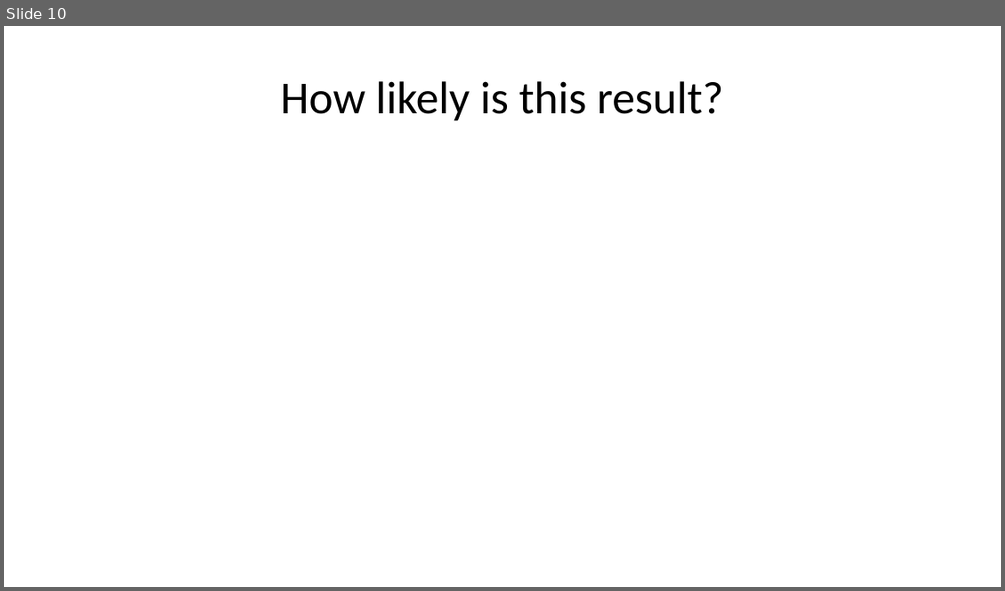
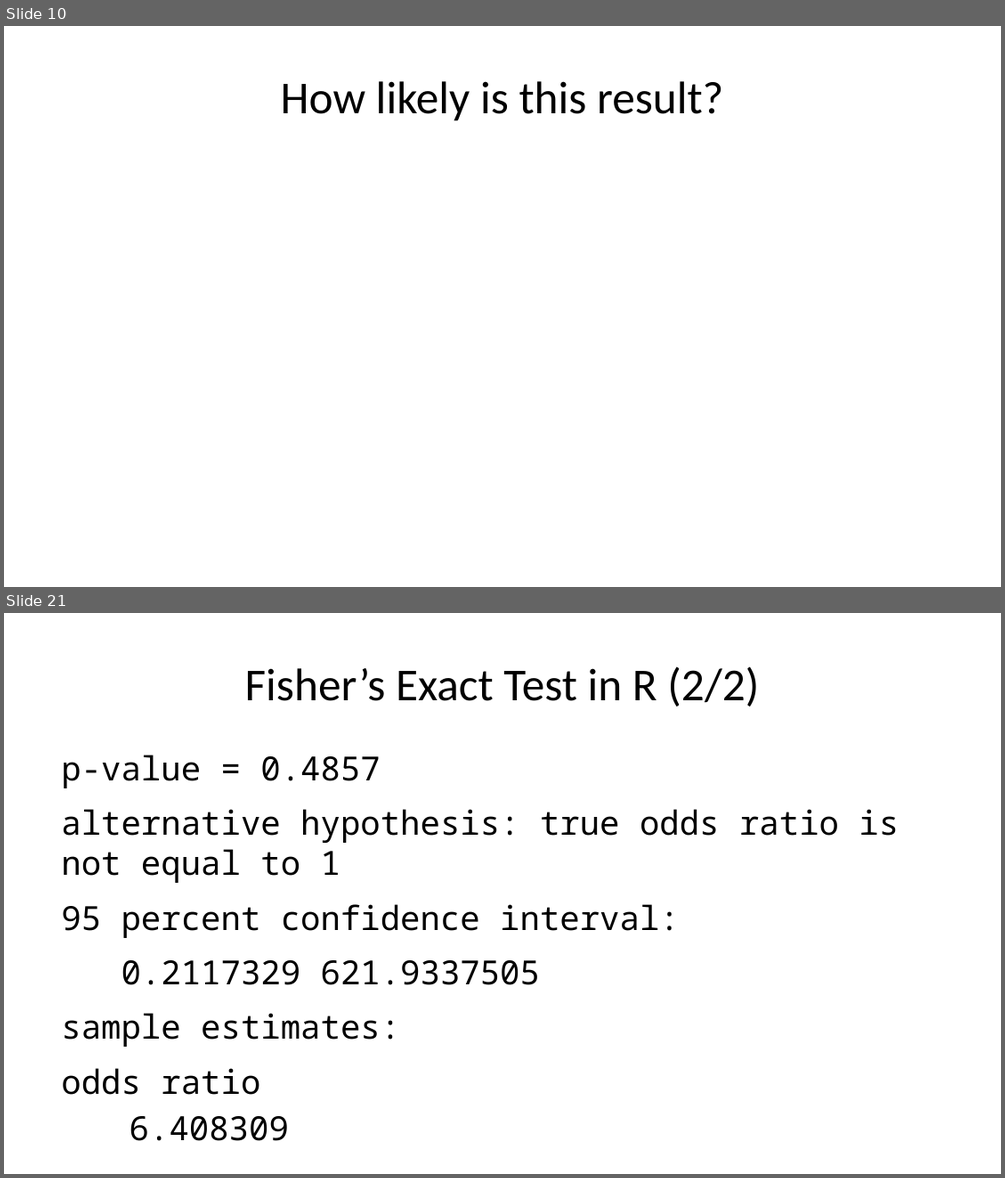
Before and after one commit to pmean/talks, a slide deck: exact-tests/results/exact-and-randomization-tests.pptx. Shown one above the other, each under a label of ours: slide 10 before the commit, slides 10 and 21 after it; the slides between them are not shown. The pictures are 1005x591 and 1005x1178 pixels, drawn with LibreOffice and Linux fonts; fonts in the diff are those of the drawing. Boxes give left, top, right and bottom in pixels: in the first picture for what was removed or moved away, otherwise in the second. Text is boxed around its words. In the diff, an @@ line names an element or a change of style, - is before the commit and + after.

Commit message:
Added randomization images to exact-tests

```diff
--- a/exact-tests/results/exact-and-randomization-tests.pptx
+++ b/exact-tests/results/exact-and-randomization-tests.pptx
@@ slide 21 added at (x1=4, y1=613, x2=1001, y2=1174), background #FFFFFF @@
@@ title added at (x1=245, y1=666, x2=759, y2=706), 44 pt, text #000000 @@
+Fisher’s Exact Test in R (2/2)
@@ text added at (x1=61, y1=755, x2=898, y2=1094), 32 pt, text #000000 @@
+p-value = 0.4857
+alternative hypothesis: true odds ratio is not equal to 1
+95 percent confidence interval:
+0.2117329 621.9337505
+sample estimates:
+odds ratio
+6.408309
```
Also in this commit, not shown: 15 other slides added, 9 other files.
